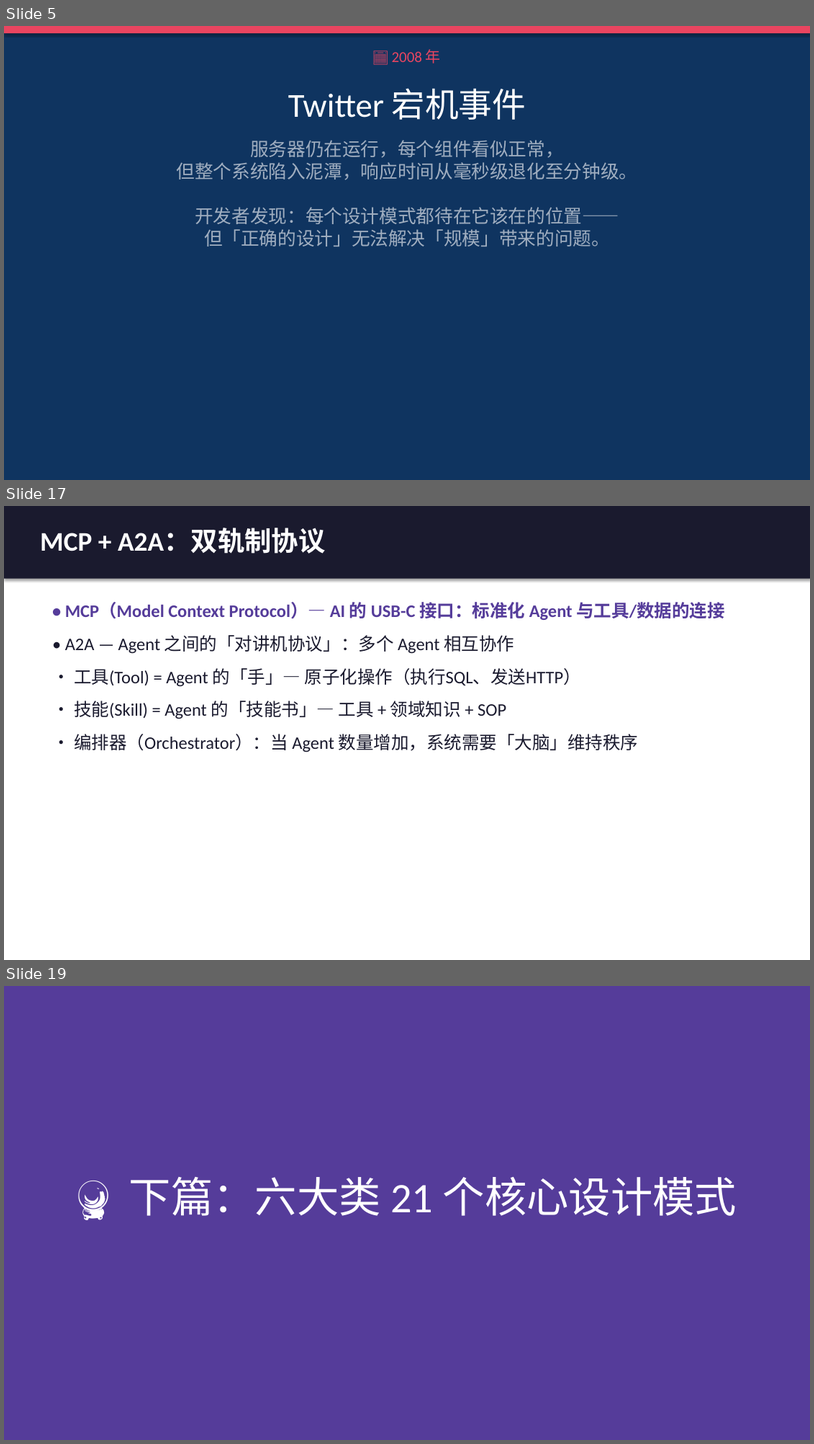
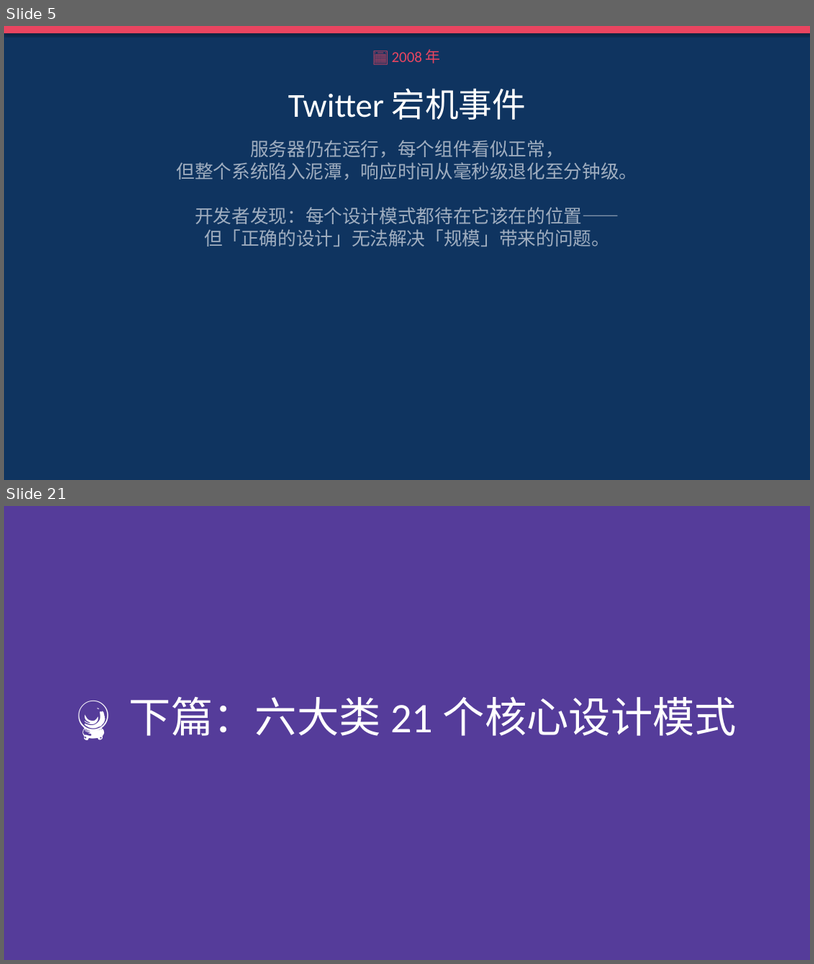
Before and after one commit to tanteng/blog, a slide deck: static/reports/agent-design-patterns-book-intro.pptx. Shown one above the other, each under a label of ours: slides 5, 17 and 19 before the commit, slides 5 and 21 after it; the slides between them are not shown. The pictures are 814x1444 and 814x964 pixels, drawn with LibreOffice and Linux fonts; fonts in the diff are those of the drawing. Boxes give left, top, right and bottom in pixels: in the first picture for what was removed or moved away, otherwise in the second. Text is boxed around its words. In the diff, an @@ line names an element or a change of style, - is before the commit and + after.

```diff
--- a/static/reports/agent-design-patterns-book-intro.pptx
+++ b/static/reports/agent-design-patterns-book-intro.pptx
@@ slide 17 removed at [4,506,810,960], background #FFFFFF @@
@@ rectangle removed at [4,506,810,960] @@
@@ rectangle removed at [4,506,810,579] @@
@@ text removed at [40,528,325,554] @@
-MCP + A2A：双轨制协议
@@ text removed at [65,602,725,752] @@
-• MCP（Model Context Protocol）— AI 的 USB-C 接口：标准化 Agent 与工具/数据的连接
-• A2A — Agent 之间的「对讲机协议」：多个 Agent 相互协作
-• 工具(Tool) = Agent 的「手」— 原子化操作（执行SQL、发送HTTP）
-• 技能(Skill) = Agent 的「技能书」— 工具 + 领域知识 + SOP
-• 编排器（Orchestrator）：当 Agent 数量增加，系统需要「大脑」维持秩序
@@ what was slide 19 is now slide 21 @@
```
Also in this commit, not shown: 19 slides changed, 6 slides added, 3 other slides removed.
